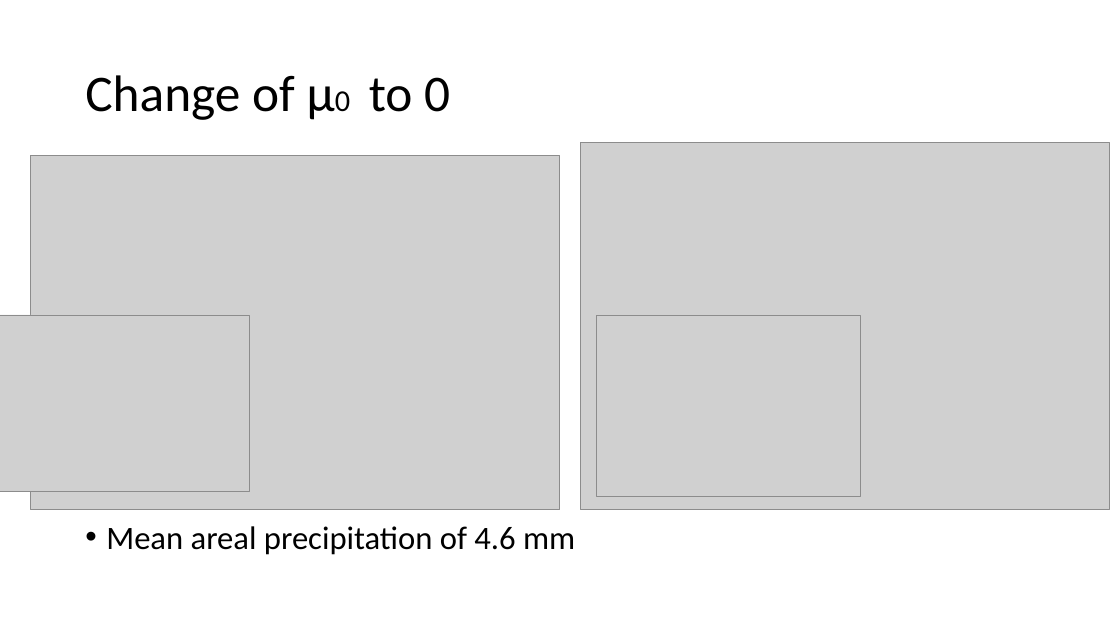
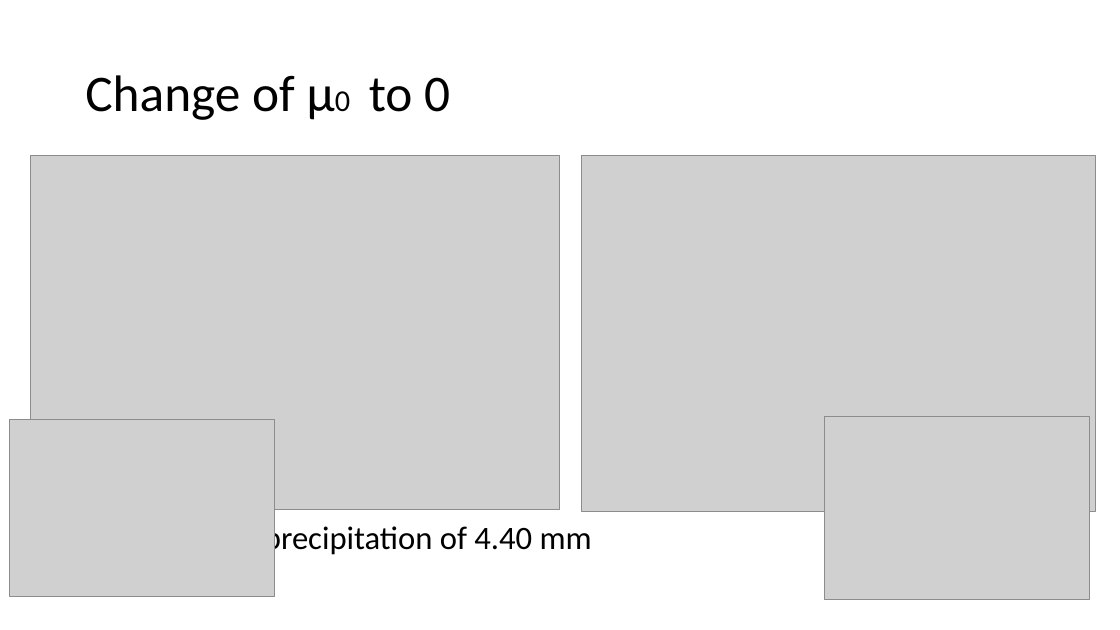
Before and after one commit to meteoNL/CloudParcelModel_SOACproject, a slide deck: slide 11 of model_representation.pptx. Drawn at 1120x630 pixels with LibreOffice and Linux fonts; fonts in the diff are those of the drawing; grey boxes stand for pictures. Boxes give left, top, right and bottom in pixels: in the first picture for what was removed or moved away, otherwise in the second. Text is boxed around its words. In the diff, an @@ line names an element or a change of style, - is before the commit and + after.

```diff
--- a/model_representation.pptx
+++ b/model_representation.pptx
@@ picture: place and size @@
-picture at (581, 143, 1110, 509)
+picture at (581, 155, 1096, 512)
@@ picture removed at (0, 315, 250, 492) @@
@@ picture removed at (596, 315, 860, 497) @@
@@ picture added at (10, 419, 275, 597) @@
@@ picture added at (825, 417, 1090, 600) @@
@@ text at (264, 522, 592, 557): text changed @@
-• Mean areal precipitation of 4.6 mm
+• Mean areal precipitation of 4.40 mm
```
Also in this commit, not shown: 5 other slides changed, 2 other files.
